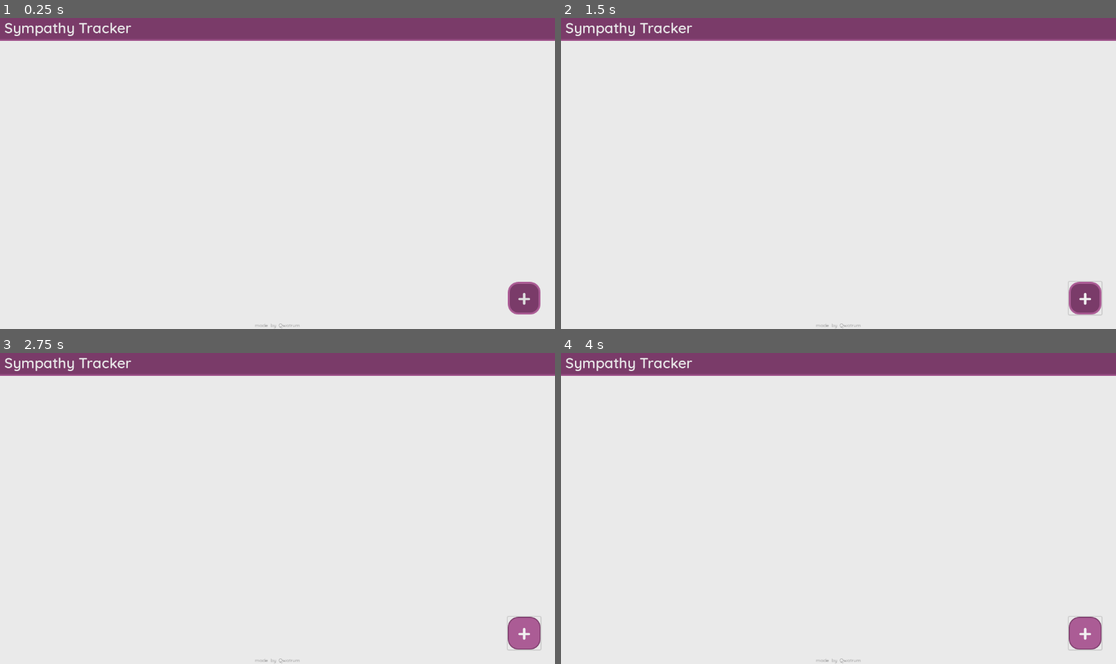
Above: before the commit, frames 1-4 (two rows, left to right).
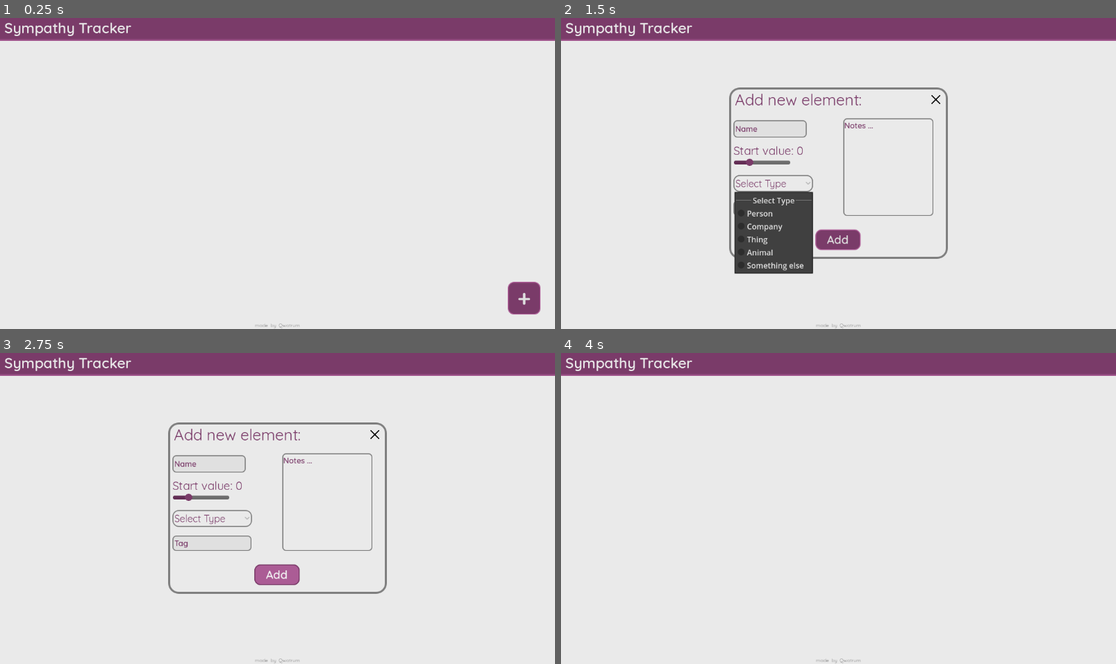
Above: after the commit, the same moments.

Repository: Qwatrum/SympathyTracker
Game: Godot game, scene res://scenes/main_menu.tscn
Same seed, same stepped clock (60 frames per second), same inputs: the game is played once before the commit and once after it.
Inputs (mouse positions are in pixels of both pictures, inside the frame that each line leads up to):
- Up to frame 1 (0.25 s): no input
- Up to frame 2 (1.5 s): click "+" at 0.5 s; click (771, 182) at 1.25 s, where only the run after the commit has a clickable "Select Type"
- Up to frame 3 (2.75 s): click "+" (after the commit: "Add") at 2 s
- Up to frame 4 (4 s): click (938, 433) at 2.77 s; click (1082, 632) at 3.5 s, where only the run before the commit has a clickable "+"

The runs differ from the first frame. In frame 1, 0.1% of the frame differs, in the area x 91-98%, y 84-96%; in frame 2, 6.9%, in the area x 30-98%, y 22-96%; in frame 3, 3.4%; in frame 4, 0.6%.

Commit message:
Added 'add screen' and added small functionality

Diff:
--- /dev/null
+++ b/scenes/add_screen.gd
@@ -0,0 +1,9 @@
+extends Panel
+
+
+func _on_value_value_changed(value):
+	$"TextSlider".text = "Start value: "+str(round(value))
+
+
+func _on_cancel_pressed():
+	queue_free()
--- /dev/null
+++ b/scenes/add_screen.tscn
@@ -0,0 +1,275 @@
+[gd_scene load_steps=21 format=3 uid="uid://cvg0db522af80"]
+
+[ext_resource type="FontFile" uid="uid://c3nwxtsii28u3" path="res://fonts/Quicksand-SemiBold.ttf" id="1_0jlp4"]
+[ext_resource type="Texture2D" uid="uid://b67rp1ec3v1j6" path="res://assets/circle.png" id="1_hpfhw"]
+[ext_resource type="FontFile" uid="uid://2n4vsmb07in6" path="res://fonts/Quicksand-Regular.ttf" id="1_ur13y"]
+[ext_resource type="Texture2D" uid="uid://bjve1ilfmys4q" path="res://assets/circle_highlight.png" id="2_63ba2"]
+[ext_resource type="Script" path="res://scenes/add_screen.gd" id="3_o5qd1"]
+[ext_resource type="Texture2D" uid="uid://dhu60mlhnufqk" path="res://assets/cross.png" id="6_y7cq5"]
+
+[sub_resource type="StyleBoxFlat" id="StyleBoxFlat_vkexl"]
+bg_color = Color(0.388235, 0.180392, 0.333333, 1)
+corner_radius_top_left = 99
+corner_radius_top_right = 99
+corner_radius_bottom_right = 99
+corner_radius_bottom_left = 99
+
+[sub_resource type="StyleBoxFlat" id="StyleBoxFlat_2bg52"]
+bg_color = Color(0.552941, 0.278431, 0.47451, 1)
+corner_radius_top_left = 99
+corner_radius_top_right = 99
+corner_radius_bottom_right = 99
+corner_radius_bottom_left = 99
+
+[sub_resource type="StyleBoxFlat" id="StyleBoxFlat_h4sbw"]
+bg_color = Color(0.917647, 0.917647, 0.917647, 1)
+border_width_left = 2
+border_width_top = 2
+border_width_right = 2
+border_width_bottom = 2
+border_color = Color(0.498039, 0.498039, 0.498039, 1)
+corner_radius_top_left = 7
+corner_radius_top_right = 7
+corner_radius_bottom_right = 7
+corner_radius_bottom_left = 7
+expand_margin_left = 2.0
+
+[sub_resource type="StyleBoxFlat" id="StyleBoxFlat_hnaoi"]
+bg_color = Color(0.878431, 0.878431, 0.878431, 1)
+border_width_left = 2
+border_width_top = 2
+border_width_right = 2
+border_width_bottom = 2
+border_color = Color(0.498039, 0.498039, 0.498039, 1)
+corner_radius_top_left = 7
+corner_radius_top_right = 7
+corner_radius_bottom_right = 7
+corner_radius_bottom_left = 7
+expand_margin_left = 2.0
+
+[sub_resource type="StyleBoxFlat" id="StyleBoxFlat_ide1i"]
+bg_color = Color(0.917647, 0.917647, 0.917647, 1)
+border_width_left = 2
+border_width_top = 2
+border_width_right = 2
+border_width_bottom = 2
+border_color = Color(0.498039, 0.498039, 0.498039, 1)
+corner_radius_top_left = 12
+corner_radius_top_right = 12
+corner_radius_bottom_right = 12
+corner_radius_bottom_left = 12
+expand_margin_left = 2.0
+
+[sub_resource type="StyleBoxFlat" id="StyleBoxFlat_j061l"]
+bg_color = Color(0.917647, 0.917647, 0.917647, 1)
+border_width_left = 2
+border_width_top = 2
+border_width_right = 2
+border_width_bottom = 2
+border_color = Color(0.498039, 0.498039, 0.498039, 1)
+corner_radius_top_left = 12
+corner_radius_top_right = 12
+corner_radius_bottom_right = 12
+corner_radius_bottom_left = 12
+expand_margin_left = 2.0
+
+[sub_resource type="StyleBoxFlat" id="StyleBoxFlat_r5k8g"]
+bg_color = Color(0.917647, 0.917647, 0.917647, 1)
+border_width_left = 4
+border_width_top = 4
+border_width_right = 4
+border_width_bottom = 4
+border_color = Color(0.498039, 0.498039, 0.498039, 1)
+corner_radius_top_left = 21
+corner_radius_top_right = 21
+corner_radius_bottom_right = 21
+corner_radius_bottom_left = 21
+
+[sub_resource type="StyleBoxFlat" id="StyleBoxFlat_hsysi"]
+bg_color = Color(0.917647, 0.917647, 0.917647, 1)
+border_width_left = 2
+border_width_top = 2
+border_width_right = 2
+border_width_bottom = 2
+border_color = Color(0.498039, 0.498039, 0.498039, 1)
+corner_radius_top_left = 7
+corner_radius_top_right = 7
+corner_radius_bottom_right = 7
+corner_radius_bottom_left = 7
+
+[sub_resource type="Theme" id="Theme_cf0un"]
+HSlider/icons/grabber = ExtResource("1_hpfhw")
+HSlider/icons/grabber_highlight = ExtResource("2_63ba2")
+HSlider/styles/grabber_area = SubResource("StyleBoxFlat_vkexl")
+HSlider/styles/grabber_area_highlight = SubResource("StyleBoxFlat_2bg52")
+LineEdit/colors/caret_color = Color(0.478431, 0.231373, 0.411765, 1)
+LineEdit/colors/font_color = Color(0.671434, 0.360138, 0.585114, 1)
+LineEdit/colors/font_placeholder_color = Color(0.478431, 0.231373, 0.411765, 1)
+LineEdit/fonts/font = ExtResource("1_0jlp4")
+LineEdit/styles/focus = SubResource("StyleBoxFlat_h4sbw")
+LineEdit/styles/normal = SubResource("StyleBoxFlat_hnaoi")
+OptionButton/colors/font_color = Color(0.478431, 0.231373, 0.411765, 1)
+OptionButton/colors/font_focus_color = Color(0.671434, 0.360138, 0.585114, 1)
+OptionButton/colors/font_hover_color = Color(0.671434, 0.360138, 0.585114, 1)
+OptionButton/colors/font_hover_pressed_color = Color(0.671434, 0.360138, 0.585114, 1)
+OptionButton/colors/font_pressed_color = Color(0.478431, 0.231373, 0.411765, 1)
+OptionButton/font_sizes/font_size = 20
+OptionButton/fonts/font = ExtResource("1_ur13y")
+OptionButton/styles/focus = SubResource("StyleBoxFlat_ide1i")
+OptionButton/styles/hover = SubResource("StyleBoxFlat_j061l")
+OptionButton/styles/normal = SubResource("StyleBoxFlat_ide1i")
+OptionButton/styles/pressed = SubResource("StyleBoxFlat_ide1i")
+Panel/styles/panel = SubResource("StyleBoxFlat_r5k8g")
+TextEdit/colors/caret_color = Color(0.478431, 0.231373, 0.411765, 1)
+TextEdit/colors/font_color = Color(0.671434, 0.360138, 0.585114, 1)
+TextEdit/colors/font_placeholder_color = Color(0.478431, 0.231373, 0.411765, 1)
+TextEdit/fonts/font = ExtResource("1_0jlp4")
+TextEdit/styles/normal = SubResource("StyleBoxFlat_hsysi")
+
+[sub_resource type="LabelSettings" id="LabelSettings_1syra"]
+font = ExtResource("1_ur13y")
+font_size = 32
+font_color = Color(0.478431, 0.231373, 0.411765, 1)
+
+[sub_resource type="LabelSettings" id="LabelSettings_t484d"]
+font = ExtResource("1_ur13y")
+font_size = 24
+font_color = Color(0.478431, 0.231373, 0.411765, 1)
+
+[sub_resource type="StyleBoxFlat" id="StyleBoxFlat_t83qv"]
+bg_color = Color(0.671434, 0.360138, 0.585114, 1)
+border_width_left = 2
+border_width_top = 2
+border_width_right = 2
+border_width_bottom = 2
+border_color = Color(0.478431, 0.231373, 0.411765, 1)
+corner_radius_top_left = 12
+corner_radius_top_right = 12
+corner_radius_bottom_right = 12
+corner_radius_bottom_left = 12
+
+[sub_resource type="StyleBoxFlat" id="StyleBoxFlat_da7ds"]
+bg_color = Color(0.478431, 0.231373, 0.411765, 1)
+border_width_left = 2
+border_width_top = 2
+border_width_right = 2
+border_width_bottom = 2
+border_color = Color(0.671434, 0.360138, 0.585114, 1)
+corner_radius_top_left = 12
+corner_radius_top_right = 12
+corner_radius_bottom_right = 12
+corner_radius_bottom_left = 12
+
+[sub_resource type="Theme" id="Theme_28avr"]
+Button/font_sizes/font_size = 24
+Button/fonts/font = ExtResource("1_0jlp4")
+Button/styles/focus = SubResource("StyleBoxFlat_t83qv")
+Button/styles/hover = SubResource("StyleBoxFlat_t83qv")
+Button/styles/normal = SubResource("StyleBoxFlat_da7ds")
+
+[node name="Add_Screen" type="Panel"]
+offset_left = -226.0
+offset_top = -147.0
+offset_right = 228.0
+offset_bottom = 209.0
+theme = SubResource("Theme_cf0un")
+script = ExtResource("3_o5qd1")
+
+[node name="Title" type="Label" parent="."]
+layout_mode = 1
+offset_left = 12.0
+offset_top = 5.0
+offset_right = 270.0
+offset_bottom = 45.0
+text = "Add new element:"
+label_settings = SubResource("LabelSettings_1syra")
+
+[node name="Name" type="LineEdit" parent="."]
+layout_mode = 0
+offset_left = 11.0
+offset_top = 68.0
+offset_right = 161.0
+offset_bottom = 104.0
+placeholder_text = "Name"
+max_length = 21
+caret_blink = true
+
+[node name="Value" type="HSlider" parent="."]
+layout_mode = 0
+offset_left = 10.0
+offset_top = 148.0
+offset_right = 127.0
+offset_bottom = 164.0
+min_value = -50.0
+max_value = 150.0
+
+[node name="TextSlider" type="Label" parent="."]
+layout_mode = 0
+offset_left = 9.0
+offset_top = 116.0
+offset_right = 254.0
+offset_bottom = 146.0
+text = "Start value: 0"
+label_settings = SubResource("LabelSettings_t484d")
+
+[node name="Type" type="OptionButton" parent="."]
+layout_mode = 0
+offset_left = 11.0
+offset_top = 182.0
+offset_right = 174.0
+offset_bottom = 217.0
+item_count = 6
+selected = 0
+popup/item_0/text = "Select Type"
+popup/item_0/id = 5
+popup/item_0/disabled = true
+popup/item_0/separator = true
+popup/item_1/text = "Person"
+popup/item_1/id = 0
+popup/item_2/text = "Company"
+popup/item_2/id = 1
+popup/item_3/text = "Thing"
+popup/item_3/id = 2
+popup/item_4/text = "Animal"
+popup/item_4/id = 3
+popup/item_5/text = "Something else"
+popup/item_5/id = 4
+
+[node name="Notes" type="TextEdit" parent="."]
+layout_mode = 0
+offset_left = 237.0
+offset_top = 64.0
+offset_right = 424.0
+offset_bottom = 267.0
+placeholder_text = "Notes ..."
+caret_blink = true
+
+[node name="Add" type="Button" parent="."]
+layout_mode = 0
+offset_left = 179.0
+offset_top = 295.0
+offset_right = 273.0
+offset_bottom = 338.0
+theme = SubResource("Theme_28avr")
+text = "Add"
+
+[node name="Tag" type="LineEdit" parent="."]
+layout_mode = 0
+offset_left = 11.0
+offset_top = 235.0
+offset_right = 173.0
+offset_bottom = 267.0
+placeholder_text = "Tag"
+max_length = 16
+
+[node name="Cancel" type="TextureButton" parent="."]
+layout_mode = 0
+offset_left = 420.0
+offset_top = 16.0
+offset_right = 932.0
+offset_bottom = 528.0
+scale = Vector2(0.035, 0.035)
+texture_normal = ExtResource("6_y7cq5")
+
+[connection signal="value_changed" from="Value" to="." method="_on_value_value_changed"]
+[connection signal="pressed" from="Cancel" to="." method="_on_cancel_pressed"]
--- a/scenes/main_menu.gd
+++ b/scenes/main_menu.gd
@@ -1,6 +1,7 @@
 extends Control
 
 var pallete = "https://coolors.co/f4f4f4-7a3b69-eb5e28-124e78-f2bb05"
+var add_screen = preload("res://scenes/add_screen.tscn")
 
 func _ready():
 	# TODO: loading data
@@ -8,5 +9,7 @@
 
 
 func _on_add_button_down():
-	# TODO: add functionalty
-	pass
+	$"Add".hide()
+	var inste = add_screen.instantiate()
+	add_child(inste)
+	inste.position = Vector2(349,146)
--- a/scenes/main_menu.tscn
+++ b/scenes/main_menu.tscn
@@ -25,24 +25,24 @@
 border_width_right = 2
 border_width_bottom = 2
 border_color = Color(0.478431, 0.231373, 0.411765, 1)
-corner_radius_top_left = 21
-corner_radius_top_right = 21
-corner_radius_bottom_right = 21
-corner_radius_bottom_left = 21
+corner_radius_top_left = 12
+corner_radius_top_right = 12
+corner_radius_bottom_right = 12
+corner_radius_bottom_left = 12
 
 [sub_resource type="StyleBoxFlat" id="StyleBoxFlat_da7ds"]
 bg_color = Color(0.478431, 0.231373, 0.411765, 1)
-border_width_left = 4
-border_width_top = 4
-border_width_right = 4
-border_width_bottom = 4
+border_width_left = 2
+border_width_top = 2
+border_width_right = 2
+border_width_bottom = 2
 border_color = Color(0.671434, 0.360138, 0.585114, 1)
-corner_radius_top_left = 21
-corner_radius_top_right = 21
-corner_radius_bottom_right = 21
-corner_radius_bottom_left = 21
+corner_radius_top_left = 12
+corner_radius_top_right = 12
+corner_radius_bottom_right = 12
+corner_radius_bottom_left = 12
 
-[sub_resource type="Theme" id="Theme_t6gsr"]
+[sub_resource type="Theme" id="Theme_244mq"]
 Button/font_sizes/font_size = 48
 Button/fonts/font = ExtResource("2_8d1ce")
 Button/styles/hover = SubResource("StyleBoxFlat_t83qv")
Binary file added: assets/circle.png
Not shown, added: assets/circle.png.import
Binary file added: assets/circle_highlight.png
Not shown, added: assets/circle_highlight.png.import
Binary file added: assets/cross.png
Not shown, added: assets/cross.png.import
Not shown: 1 places in scenes/main_menu.tscn that only renumber resources
Not shown, changed: .gitignore
